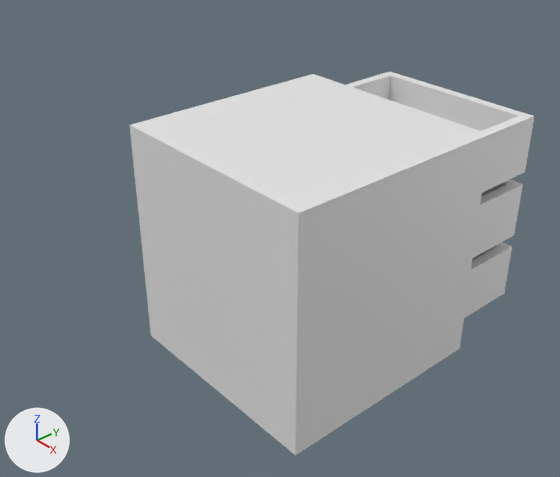
Two versions of the Blender file models/kitchen_wooden_threedrawer_cabinet_8.blend, one commit apart.
The view is the same before and after, from a 50 mm lens placed at (4.18, -3.92, 2.78), pointed at (-0.08, -0.22, -0.43). Every picture has the same lights, and +X, +Y and +Z are marked at lower left. Materials are left out; every surface is plain grey.
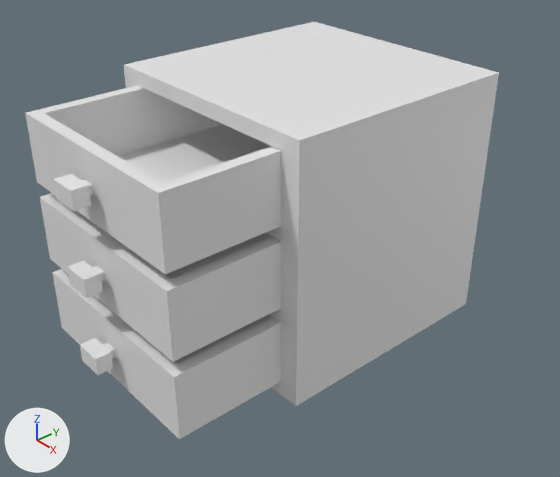
Edits to the scene script, one JSON object a line:
```json
{"block": "me_cube_003", "where": "# used by ob_cube_003; location = (0.0, 0.0, -0.852); rotation_euler = (0.0, 0.0, 1.571), in degrees (0, 0, 90); scale = (1.0, 1.0, 0.71)"}
{"op": "remove", "block": "me_cube_003", "code": "me_cube_003.from_pydata(...)  # 42 vertices, 31 faces; spans x -1.0..1.0, y -1.0..1.0, z -1.0..1.92"}
{"op": "add", "block": "me_cube_003", "code": "me_cube_003.from_pydata(...)  # 186 vertices, 133 faces; spans x -1.0..2.08, y -1.0..1.0, z -1.0..1.92"}
{"block": "me_cube_003", "change": "me_cube_003 part 1: a new loose piece, a box spanning x 1.96..2.08, y -0.11..0.11, z -0.55..-0.35"}
{"block": "me_cube_003", "change": "me_cube_003 part 2: a new loose piece, a box spanning x 1.898..1.955, y -0.051..0.051, z -0.5..-0.408"}
{"block": "me_cube_003", "change": "me_cube_003 part 3: a new loose piece, a box spanning x 1.96..2.08, y -0.11..0.11, z 0.36..0.56"}
{"block": "me_cube_003", "change": "me_cube_003 part 4: a new loose piece, a box spanning x 1.898..1.955, y -0.051..0.051, z 0.417..0.51"}
{"block": "me_cube_003", "change": "me_cube_003 part 5: a new loose piece, a box spanning x 1.96..2.08, y -0.11..0.11, z 1.28..1.48"}
{"block": "me_cube_003", "change": "me_cube_003 part 6: a new loose piece, a box spanning x 1.898..1.955, y -0.051..0.051, z 1.331..1.423"}
{"block": "me_cube_003", "change": "me_cube_003 part 7: a new loose piece of 32 vertices spanning x 0.0..1.9, y -0.83..0.83, z -0.83..-0.08"}
{"block": "me_cube_003", "change": "me_cube_003 part 8: a new loose piece of 32 vertices spanning x 0.0..1.9, y -0.83..0.83, z 0.09..0.84"}
{"block": "me_cube_003", "change": "me_cube_003 part 9: a new loose piece of 32 vertices spanning x 0.0..1.9, y -0.83..0.83, z 1.0..1.75"}
{"op": "remove", "block": "ob_cube_004", "code": ["ob_cube_004 = bpy.data.objects.new('Cube.004', me_cube_004)", "ob_cube_004.location = (0.0, 0.951, -1.439)", "ob_cube_004.rotation_euler = (0.0, 0.0, 1.571)  # degrees (0, 0, 90)", "ob_cube_004.scale = (0.946, 0.831, 0.53)"]}
{"op": "set", "path": "ob_cube_003.location", "old": "(0.0, 0.0, -0.852)", "new": "(0.0, 0.0, -0.364)"}
{"op": "set", "path": "ob_cube_003.rotation_euler", "old": "(0.0, 0.0, 1.571)", "new": "(0.0, 0.0, 4.712)", "note": "degrees (0, 0, 90) -> degrees (0, 0, 270)"}
{"op": "remove", "block": "ob_cube_002", "code": ["ob_cube_002 = bpy.data.objects.new('Cube.002', me_cube_002)", "ob_cube_002.location = (0.0, 0.951, -0.788)", "ob_cube_002.rotation_euler = (0.0, 0.0, 1.571)  # degrees (0, 0, 90)", "ob_cube_002.scale = (0.946, 0.831, 0.53)"]}
{"op": "remove", "block": "ob_cube_001", "code": ["ob_cube_001 = bpy.data.objects.new('Cube.001', me_cube_001)", "ob_cube_001.location = (0.0, 0.951, -0.14)", "ob_cube_001.rotation_euler = (0.0, 0.0, 1.571)  # degrees (0, 0, 90)", "ob_cube_001.scale = (0.946, 0.831, 0.53)"]}
```

What differs and where, as boxes [x1, y1, x2, y2] in the pictures (560 x 477 px):
```json
{"object": "Cube.003", "change": "reshaped, moved, turned", "before": [130, 74, 490, 455], "after": [25, 22, 499, 439]}
{"object": "Cube.001", "change": "deleted", "before": [346, 72, 534, 193]}
{"object": "Cube.002", "change": "deleted", "before": [473, 179, 523, 258]}
{"object": "Cube.004", "change": "deleted", "before": [464, 242, 512, 318]}
{"part": 1, "of": "me_cube_003", "change": "added", "after": [80, 338, 113, 375]}
{"part": 2, "of": "me_cube_003", "change": "added", "after": [103, 343, 115, 358]}
{"part": 3, "of": "me_cube_003", "change": "added", "after": [68, 261, 103, 298]}
{"part": 4, "of": "me_cube_003", "change": "added", "after": [93, 266, 105, 281]}
{"part": 5, "of": "me_cube_003", "change": "added", "after": [54, 174, 91, 212]}
{"part": 6, "of": "me_cube_003", "change": "added", "after": [82, 180, 94, 195]}
{"part": 7, "of": "me_cube_003", "change": "added", "after": [52, 269, 281, 439]}
{"part": 8, "of": "me_cube_003", "change": "added", "after": [40, 193, 281, 362]}
{"part": 9, "of": "me_cube_003", "change": "added", "after": [25, 85, 281, 274]}
```
